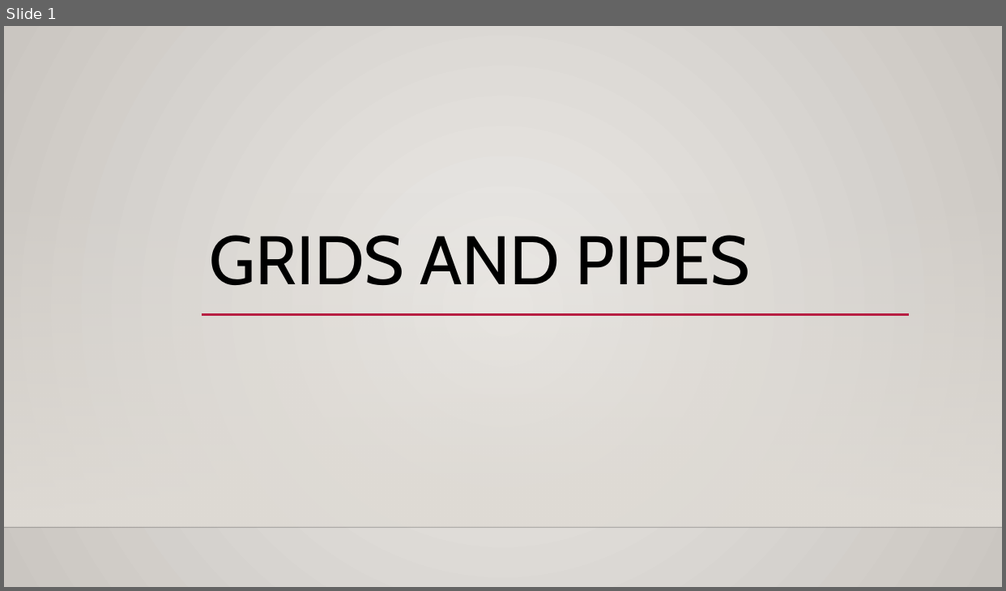
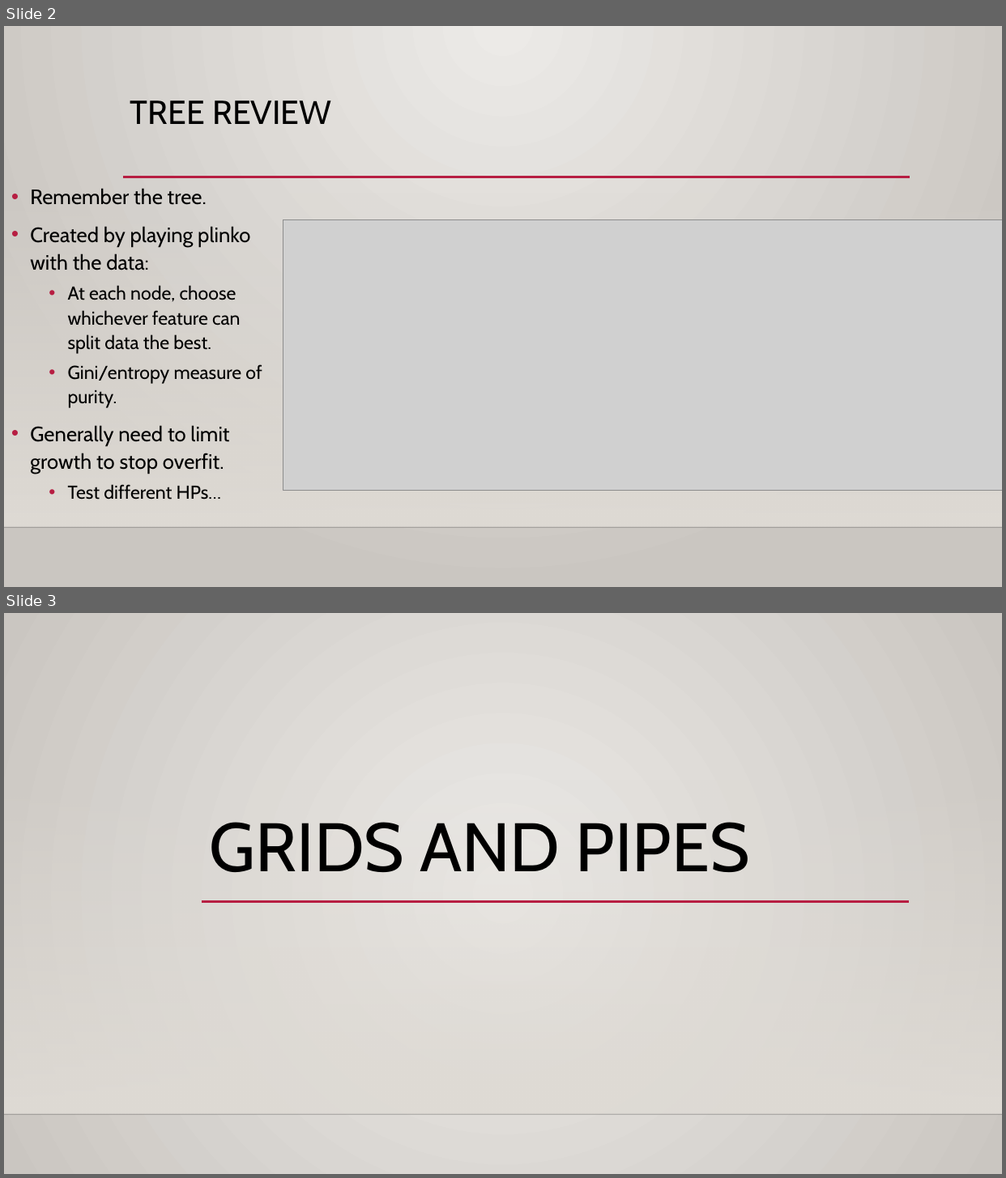
Before and after one commit to glennybarnes/Intro_to_Machine_Learning_Students, a slide deck: reference_content/Slides/004_Gridsearch.pptx. Shown one above the other, each under a label of ours: slide 1 before the commit, slides 2 and 3 after it. The pictures are 1006x591 and 1006x1178 pixels, drawn with LibreOffice and Linux fonts; fonts in the diff are those of the drawing; grey boxes stand for pictures; background and template pictures are left out. Boxes give left, top, right and bottom in pixels: in the first picture for what was removed or moved away, otherwise in the second. Text is boxed around its words. In the diff, an @@ line names an element or a change of style, - is before the commit and + after.

```diff
--- a/reference_content/Slides/004_Gridsearch.pptx
+++ b/reference_content/Slides/004_Gridsearch.pptx
@@ slide 2 added at [4, 26, 1002, 587], background gradient #ECEAE7 to #CAC7C1; not listed: 2 template elements that a slide beside it also shows @@
@@ title added at [130, 101, 331, 124], 32 pt, text #000000 @@
+TREE REVIEW
@@ text added at [30, 188, 262, 500], 18 pt, text #000000 @@
+• Remember the tree.
+• Created by playing plinko with the data:
+  • At each node, choose whichever feature can split data the best.
+  • Gini/entropy measure of purity.
+• Generally need to limit growth to stop overfit.
+  • Test different HPs…
@@ line added from (123, 177) to (910, 177), #B71E42 2.5 pt @@
@@ picture added at [283, 220, 1002, 491] @@
@@ what was slide 1 is now slide 3 @@
```
Also in this commit, not shown: 1 slide changed, 7 other slides added, 5 other files.
